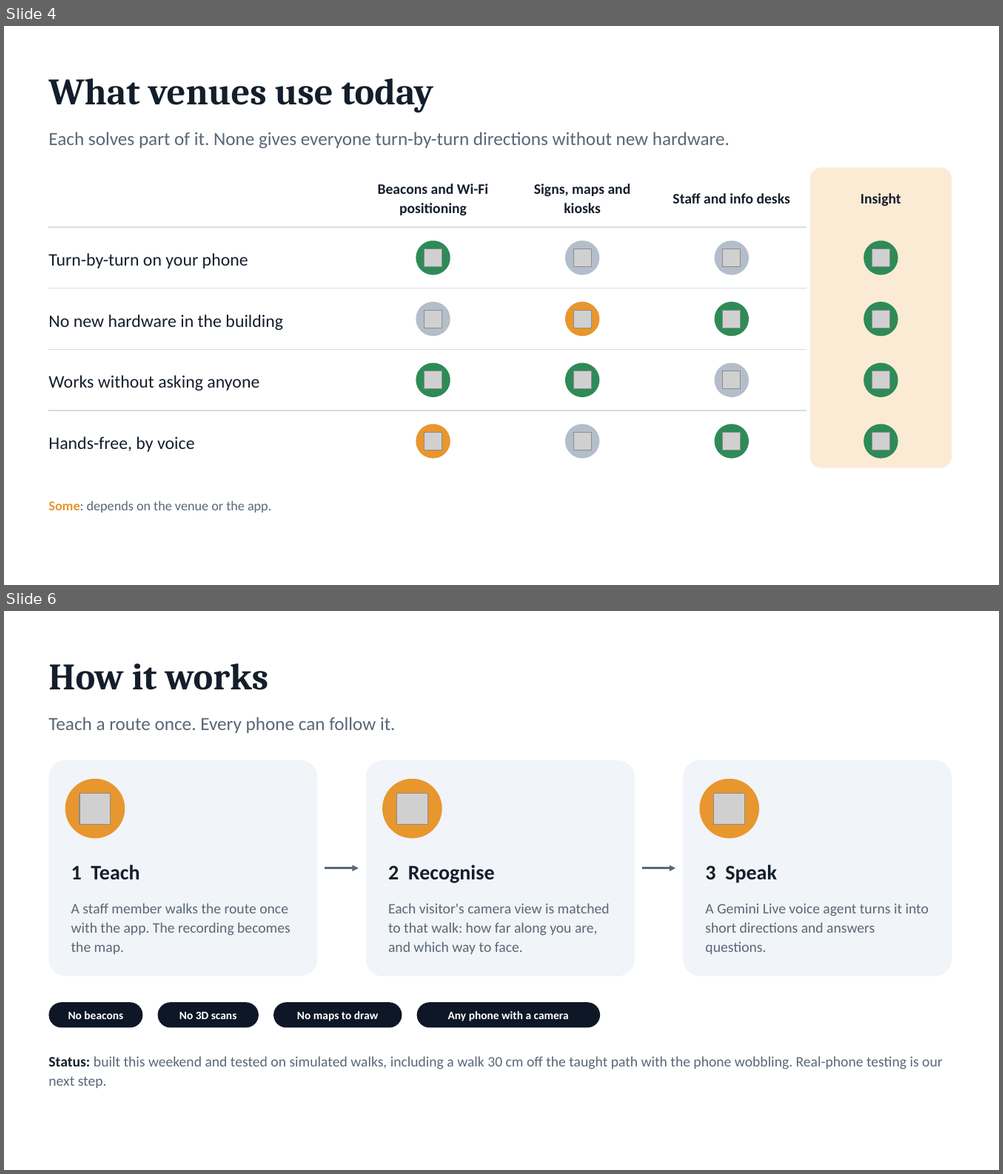
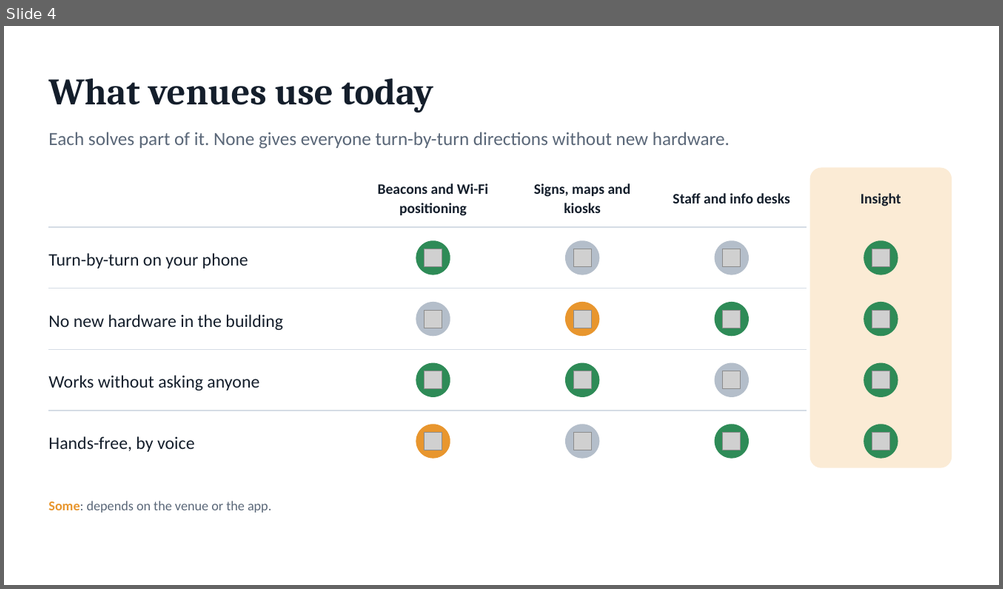
Before and after one commit to epicgdog/blindsight, a slide deck: slides/insight.pptx. Shown one above the other, each under a label of ours: slides 4 and 6 before the commit, slide 4 after it; the slides between them are not shown. The pictures are 1003x1174 and 1003x589 pixels, drawn with LibreOffice and Linux fonts; fonts in the diff are those of the drawing; grey boxes stand for pictures. Boxes give left, top, right and bottom in pixels: in the first picture for what was removed or moved away, otherwise in the second. Text is boxed around its words. In the diff, an @@ line names an element or a change of style, - is before the commit and + after.

```diff
--- a/slides/insight.pptx
+++ b/slides/insight.pptx
@@ slide 6 removed at (4, 611, 999, 1170), background #FFFFFF @@
@@ text removed at (48, 664, 268, 690) @@
-How it works
@@ text removed at (48, 717, 395, 733) @@
-Teach a route once. Every phone can follow it.
@@ rounded rectangle removed at (48, 760, 317, 977) @@
@@ rounded rectangle removed at (366, 760, 634, 977) @@
@@ rounded rectangle removed at (683, 760, 951, 977) @@
@@ ellipse removed at (65, 779, 125, 839) @@
@@ ellipse removed at (382, 779, 442, 839) @@
@@ ellipse removed at (700, 779, 759, 839) @@
@@ picture removed at (79, 793, 111, 824) @@
@@ picture removed at (396, 793, 428, 824) @@
@@ picture removed at (714, 793, 745, 824) @@
@@ text removed at (71, 865, 139, 880) @@
-1 Teach
@@ arrow removed from (325, 869) to (358, 869) @@
@@ text removed at (388, 865, 495, 883) @@
-2 Recognise
@@ arrow removed from (642, 869) to (675, 869) @@
@@ text removed at (705, 865, 777, 883) @@
-3 Speak
@@ text removed at (71, 903, 290, 954) @@
-A staff member walks the route once with the app. The recording becomes the map.
@@ text removed at (388, 903, 609, 954) @@
-Each visitor's camera view is matched to that walk: how far along you are, and which way to face.
@@ text removed at (705, 903, 928, 954) @@
-A Gemini Live voice agent turns it into short directions and answers questions.
@@ rounded rectangle removed at (48, 1002, 143, 1028) @@
-No beacons
@@ rounded rectangle removed at (158, 1002, 259, 1028) @@
-No 3D scans
@@ rounded rectangle removed at (273, 1002, 401, 1028) @@
-No maps to draw
@@ rounded rectangle removed at (417, 1002, 600, 1028) @@
-Any phone with a camera
@@ text removed at (48, 1056, 942, 1088) @@
-Status: built this weekend and tested on simulated walks, including a walk 30 cm off the taught path with the phone wobbling. Real-phone testing is our next step.
```
Also in this commit, not shown: 7 slides changed, 2 slides added, 4 other slides removed, 3 other files.
